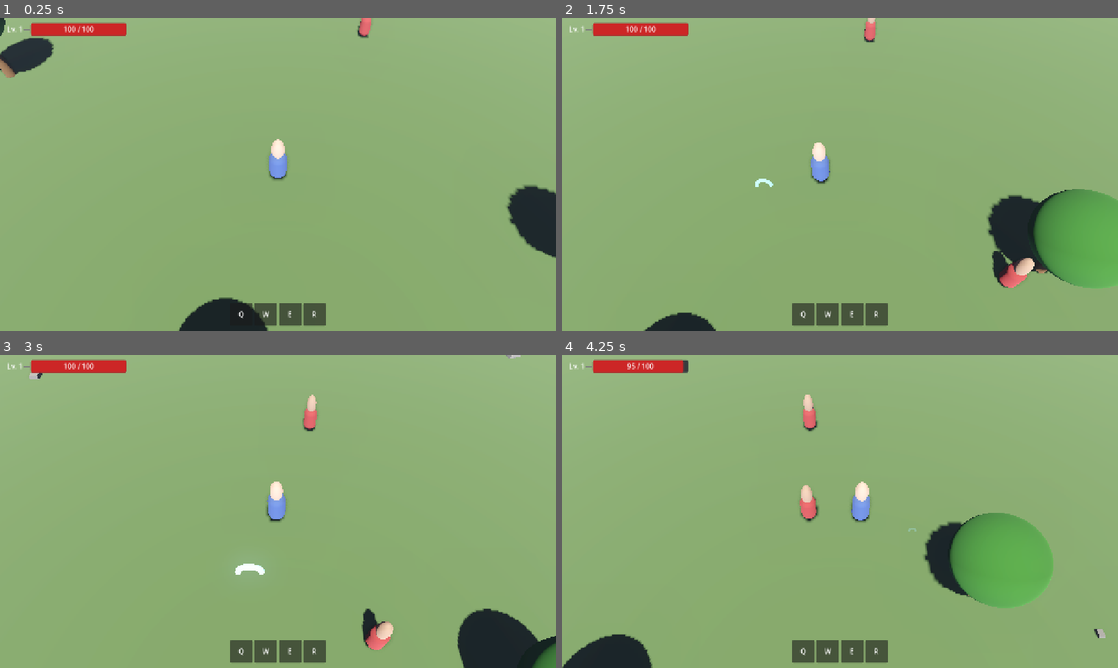
Above: before the commit, frames 1-4 (two rows, left to right).
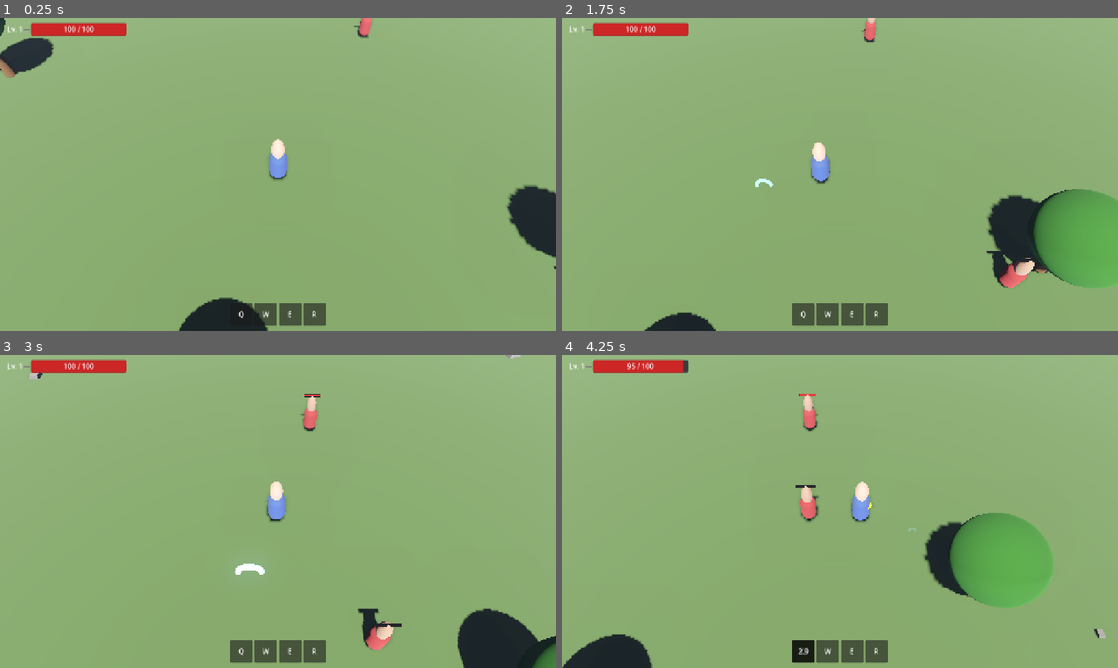
Above: after the commit, the same moments.

Repository: AdamGalla/godot-rpg
Game: Godot game, scene res://scenes/main.tscn
The game is run twice, just before and just after one commit, with the same random seed, the same clock (stepped at 60 frames per second) and the same inputs.
Inputs (mouse positions are in pixels of both pictures, inside the frame that each line leads up to):
- Up to frame 1 (0.25 s): no input
- Up to frame 2 (1.75 s): tap Enter at 0.5 s; move the mouse to (962, 158) at 0.52 s; click (962, 158) at 0.67 s; move the mouse to (728, 190) at 1.27 s; click (728, 190) at 1.42 s
- Up to frame 3 (3 s): move the mouse to (333, 442) at 2.02 s; click (333, 442) at 2.17 s; move the mouse to (250, 574) at 2.77 s; click (250, 574) at 2.92 s
- Up to frame 4 (4.25 s): move the mouse to (1006, 558) at 3.52 s; click (1006, 558) at 3.67 s; tap Q (ui_skill_q, bound only after the commit) at 4.15 s

The runs differ from the first frame. In frame 1, less than 0.1% of the frame differs, in the area x 63-100%, y 2-81%; in frame 2, less than 0.1%; in frame 3, 0.1%; in frame 4, 0.3%, in the area x 41-56%, y 12-99%.

Commit message:
feat: projectile and enemy health bar

Diff:
--- a/project.godot
+++ b/project.godot
@@ -38,6 +38,11 @@
 "events": [Object(InputEventMouseButton,"resource_local_to_scene":false,"resource_name":"","device":-1,"window_id":0,"a …(252 unchanged characters)…
 ]
 }
+ui_skill_q={
+"deadzone": 0.2,
+"events": [Object(InputEventKey,"resource_local_to_scene":false,"resource_name":"","device":0,"window_id":0,"alt_pressed":false,"shift_pressed":false,"ctrl_pressed":false,"meta_pressed":false,"pressed":false,"keycode":0,"physical_keycode":81,"key_label":0,"unicode":0,"location":0,"echo":false,"script":null)
+]
+}
 
 [layer_names]
 
--- a/scenes/enemy.tscn
+++ b/scenes/enemy.tscn
@@ -18,6 +18,22 @@
 
 [sub_resource type="SphereMesh" id="enemy_head_mesh"]
 radius = 0.22
+
+[sub_resource type="QuadMesh" id="hbar_bg_mesh"]
+size = Vector2(0.74, 0.11)
+
+[sub_resource type="StandardMaterial3D" id="hbar_bg_mat"]
+shading_mode = 0
+billboard_mode = 1
+albedo_color = Color(0.1, 0.1, 0.1, 1.0)
+
+[sub_resource type="QuadMesh" id="hbar_fill_mesh"]
+size = Vector2(0.7, 0.07)
+
+[sub_resource type="StandardMaterial3D" id="hbar_fill_mat"]
+shading_mode = 0
+billboard_mode = 1
+albedo_color = Color(0.8, 0.15, 0.15, 1.0)
 
 [node name="Enemy" type="CharacterBody3D" groups=["enemies"]]
 collision_layer = 4
@@ -43,3 +59,15 @@
 target_desired_distance = 0.5
 avoidance_enabled = true
 radius = 0.4
+
+[node name="HealthBar3D" type="Node3D" parent="."]
+transform = Transform3D(1, 0, 0, 0, 1, 0, 0, 0, 1, 0, 1.9, 0)
+
+[node name="Background" type="MeshInstance3D" parent="HealthBar3D"]
+mesh = SubResource("hbar_bg_mesh")
+surface_material_override/0 = SubResource("hbar_bg_mat")
+
+[node name="Fill" type="MeshInstance3D" parent="HealthBar3D"]
+transform = Transform3D(1, 0, 0, 0, 1, 0, 0, 0, 1, 0, 0, 0.001)
+mesh = SubResource("hbar_fill_mesh")
+surface_material_override/0 = SubResource("hbar_fill_mat")
--- a/scenes/hud.tscn
+++ b/scenes/hud.tscn
@@ -94,6 +94,25 @@
 vertical_alignment = 1
 text = "Q"
 
+[node name="CooldownOverlay" type="ColorRect" parent="MarginContainer/VBoxContainer/BottomBar/SkillBar/Skill1"]
+layout_mode = 1
+anchors_preset = 15
+anchor_right = 1.0
+anchor_bottom = 1.0
+color = Color(0.0, 0.0, 0.0, 0.65)
+visible = false
+mouse_filter = 2
+
+[node name="CooldownLabel" type="Label" parent="MarginContainer/VBoxContainer/BottomBar/SkillBar/Skill1"]
+layout_mode = 1
+anchors_preset = 15
+anchor_right = 1.0
+anchor_bottom = 1.0
+horizontal_alignment = 1
+vertical_alignment = 1
+visible = false
+mouse_filter = 2
+
 [node name="Skill2" type="Panel" parent="MarginContainer/VBoxContainer/BottomBar/SkillBar"]
 custom_minimum_size = Vector2(52, 52)
 layout_mode = 2
--- a/scenes/player.tscn
+++ b/scenes/player.tscn
@@ -86,6 +86,9 @@
 }
 autoplay = "idle"
 
+[node name="Muzzle" type="Marker3D" parent="."]
+transform = Transform3D(1, 0, 0, 0, 1, 0, 0, 0, 1, 0, 1.2, -0.5)
+
 [node name="NavigationAgent3D" type="NavigationAgent3D" parent="."]
 path_desired_distance = 0.3
 target_desired_distance = 0.3
--- /dev/null
+++ b/scenes/projectile.tscn
@@ -0,0 +1,27 @@
+[gd_scene format=3 uid="uid://1ou2a327tbdu"]
+
+[ext_resource type="Script" uid="uid://ck3rapc3l8w1r" path="res://scripts/projectile.gd" id="1_c8fcr"]
+
+[sub_resource type="SphereMesh" id="proj_mesh"]
+radius = 0.15
+height = 0.3
+
+[sub_resource type="StandardMaterial3D" id="proj_mat"]
+albedo_color = Color(1, 0.8, 0.1, 1)
+emission_enabled = true
+emission = Color(1, 0.6, 0, 1)
+emission_energy_multiplier = 2.0
+
+[sub_resource type="SphereShape3D" id="proj_shape"]
+radius = 0.2
+
+[node name="Projectile" type="Area3D" unique_id=608992446]
+collision_mask = 4
+script = ExtResource("1_c8fcr")
+
+[node name="Mesh" type="MeshInstance3D" parent="." unique_id=1179921843]
+mesh = SubResource("proj_mesh")
+surface_material_override/0 = SubResource("proj_mat")
+
+[node name="CollisionShape3D" type="CollisionShape3D" parent="." unique_id=1271586232]
+shape = SubResource("proj_shape")
--- a/scripts/enemy.gd
+++ b/scripts/enemy.gd
@@ -17,12 +17,14 @@
 var _attack_timer: float = 0.0
 
 @onready var nav_agent: NavigationAgent3D = $NavigationAgent3D
+@onready var _hbar_fill: MeshInstance3D = $HealthBar3D/Fill
 
 signal died
 
 func _ready() -> void:
 	current_health = max_health
 	add_to_group("enemies")
+	_update_health_bar()
 
 func _physics_process(delta: float) -> void:
 	if state == State.DEAD:
@@ -89,8 +91,14 @@
 
 func take_damage(amount: int) -> void:
 	current_health -= amount
+	_update_health_bar()
 	if current_health <= 0:
 		_die()
+
+func _update_health_bar() -> void:
+	var ratio := clampf(float(current_health) / float(max_health), 0.0, 1.0)
+	_hbar_fill.scale = Vector3(ratio, 1.0, 1.0)
+	_hbar_fill.position = Vector3((ratio - 1.0) * 0.35, 0.0, 0.001)
 
 func _die() -> void:
 	state = State.DEAD
--- a/scripts/hud.gd
+++ b/scripts/hud.gd
@@ -5,16 +5,32 @@
 @onready var health_label: Label = $MarginContainer/VBoxContainer/TopBar/HealthBar/HealthLabel
 @onready var level_label: Label = $MarginContainer/VBoxContainer/TopBar/LevelLabel
 @onready var skill_bar: HBoxContainer = $MarginContainer/VBoxContainer/BottomBar/SkillBar
+@onready var _q_overlay: ColorRect = $MarginContainer/VBoxContainer/BottomBar/SkillBar/Skill1/CooldownOverlay
+@onready var _q_cd_label: Label = $MarginContainer/VBoxContainer/BottomBar/SkillBar/Skill1/CooldownLabel
 
 var _player: CharacterBody3D
+var _q_remaining: float = 0.0
+var _q_total: float = 1.0
 
 func _ready() -> void:
-	# Find the player in the scene tree
 	await get_tree().process_frame
 	_player = get_tree().get_first_node_in_group("player")
-	if _player and _player.has_signal("health_changed"):
-		_player.health_changed.connect(_on_health_changed)
-		_on_health_changed(_player.current_health, _player.max_health)
+	if _player:
+		if _player.has_signal("health_changed"):
+			_player.health_changed.connect(_on_health_changed)
+			_on_health_changed(_player.current_health, _player.max_health)
+		if _player.has_signal("skill_cast"):
+			_player.skill_cast.connect(_on_skill_cast)
+
+func _process(delta: float) -> void:
+	if _q_remaining > 0.0:
+		_q_remaining = maxf(_q_remaining - delta, 0.0)
+		_q_cd_label.text = "%.1f" % _q_remaining if _q_remaining > 0.0 else ""
+		var ratio := _q_remaining / _q_total
+		_q_overlay.anchor_bottom = ratio
+		if _q_remaining == 0.0:
+			_q_overlay.visible = false
+			_q_cd_label.visible = false
 
 func _on_health_changed(current: int, maximum: int) -> void:
 	if health_bar:
@@ -23,6 +39,15 @@
 	if health_label:
 		health_label.text = "%d / %d" % [current, maximum]
 
+func _on_skill_cast(skill_index: int, cooldown: float) -> void:
+	if skill_index == 0:
+		_q_total = cooldown
+		_q_remaining = cooldown
+		_q_overlay.anchor_top = 0.0
+		_q_overlay.anchor_bottom = 1.0
+		_q_overlay.visible = true
+		_q_cd_label.visible = true
+
 func set_level(level: int) -> void:
 	if level_label:
 		level_label.text = "Lv. %d" % level
--- a/scripts/player.gd
+++ b/scripts/player.gd
@@ -16,6 +16,9 @@
 @onready var model: Node3D = $Model
 @onready var animation_player: AnimationPlayer = $Model/AnimationPlayer
 @onready var click_indicator_scene: PackedScene = preload("res://scenes/click_indicator.tscn")
+@onready var muzzle: Marker3D = $Muzzle
+
+const Projectile = preload("res://scenes/projectile.tscn")
 
 # ── State ─────────────────────────────────────────────────────────
 var _is_moving: bool = false
@@ -25,9 +28,12 @@
 signal started_moving
 signal stopped_moving
 signal health_changed(new_hp: int, max_hp: int)
+signal skill_cast(skill_index: int, cooldown: float)
 
 # ── Stats ─────────────────────────────────────────────────────────
 @export var max_health: int = 100
+@export var skill_q_cooldown: float = 3.0
+var _skill_q_remaining: float = 0.0
 var current_health: int:
 	set(value):
 		current_health = clampi(value, 0, max_health)
@@ -44,6 +50,12 @@
 		print("[Player] Mouse button pressed: ", event.button_index)
 		if event.button_index == MOUSE_BUTTON_LEFT:
 			_handle_click(event.position)
+
+func _process(delta: float) -> void:
+	if _skill_q_remaining > 0.0:
+		_skill_q_remaining = maxf(_skill_q_remaining - delta, 0.0)
+	if Input.is_action_just_pressed("ui_skill_q"):
+		shoot()
 
 func _physics_process(delta: float) -> void:
 	# Gravity
@@ -61,14 +73,12 @@
 			direction.y = 0.0
 			direction = direction.normalized()
 
-			# Smooth rotation toward movement direction
 			if direction.length() > 0.01:
 				var target_angle: float = atan2(direction.x, direction.z)
 				rotation.y = lerp_angle(rotation.y, target_angle, rotation_speed * delta)
 
 			velocity.x = direction.x * move_speed
 			velocity.z = direction.z * move_speed
-			# Feed into avoidance system if enabled; _on_velocity_computed will adjust x/z
 			navigation_agent.velocity = velocity
 	else:
 		velocity.x = move_toward(velocity.x, 0.0, move_speed)
@@ -77,7 +87,6 @@
 	move_and_slide()
 
 func _on_velocity_computed(safe_velocity: Vector3) -> void:
-	# Only override x/z; y is managed by gravity above
 	velocity.x = safe_velocity.x
 	velocity.z = safe_velocity.z
 
@@ -93,7 +102,6 @@
 	var ray_end := ray_origin + camera.project_ray_normal(screen_pos) * 1000.0
 	var space_state := get_world_3d().direct_space_state
 
-	# First check for enemies/interactables (layers 2-4), excluding self
 	var query := PhysicsRayQueryParameters3D.create(ray_origin, ray_end)
 	query.collision_mask = 0b1110
 	query.exclude = [self]
@@ -101,10 +109,8 @@
 
 	if not result.is_empty():
 		print("[Player] Clicked on: ", result.collider.name)
-		# TODO: Implement target selection / attack logic
-		return
-
-	# Nothing interactable hit — try ground (layer 1)
+		return
+
 	query = PhysicsRayQueryParameters3D.create(ray_origin, ray_end)
 	query.collision_mask = 1
 	query.exclude = [self]
@@ -131,6 +137,38 @@
 	_remove_click_indicator()
 	stopped_moving.emit()
 
+# ── Shooting ──────────────────────────────────────────────────────
+
+func shoot() -> void:
+	if _skill_q_remaining > 0.0:
+		return
+	_skill_q_remaining = skill_q_cooldown
+	skill_cast.emit(0, skill_q_cooldown)
+
+	var camera := get_viewport().get_camera_3d()
+	if not camera:
+		return
+
+	var mouse_pos := get_viewport().get_mouse_position()
+	var ray_origin := camera.project_ray_origin(mouse_pos)
+	var ray_end := ray_origin + camera.project_ray_normal(mouse_pos) * 1000.0
+
+	var space_state := get_world_3d().direct_space_state
+	var query := PhysicsRayQueryParameters3D.create(ray_origin, ray_end)
+	query.exclude = [self]
+	var result := space_state.intersect_ray(query)
+
+	var target_pos: Vector3
+	if result.is_empty():
+		target_pos = ray_end
+	else:
+		target_pos = result.position
+
+	var proj = Projectile.instantiate()
+	get_tree().current_scene.add_child(proj)
+	proj.global_position = muzzle.global_position
+	proj.direction = (target_pos - muzzle.global_position).normalized()
+
 # ── Visual feedback ───────────────────────────────────────────────
 
 func _spawn_click_indicator(pos: Vector3) -> void:
@@ -165,4 +203,3 @@
 	_stop_moving()
 	_play_animation("death")
 	set_physics_process(false)
-	# TODO: death screen / respawn logic
--- /dev/null
+++ b/scripts/projectile.gd
@@ -0,0 +1,25 @@
+# Projectile.gd
+extends Area3D
+
+var speed: float = 20.0
+var direction: Vector3 = Vector3.ZERO
+var damage: int = 20
+var max_range: float = 15.0
+var _traveled: float = 0.0
+
+func _ready() -> void:
+	body_entered.connect(_on_body_entered)
+
+func _physics_process(delta: float) -> void:
+	var step := direction * speed * delta
+	global_position += step
+	_traveled += step.length()
+	if _traveled >= max_range:
+		queue_free()
+
+func _on_body_entered(body: Node) -> void:
+	if body.is_in_group("player"):
+		return
+	if body.has_method("take_damage"):
+		body.take_damage(damage)
+	queue_free()
Not shown: 1 places in scenes/enemy.tscn that only renumber resources
Not shown, added: scripts/projectile.gd.uid
Not shown, added: docs/architecture.md
Not shown, added: docs/extending.md
Not shown, added: docs/overview.md
Not shown, added: docs/scripts-reference.md
